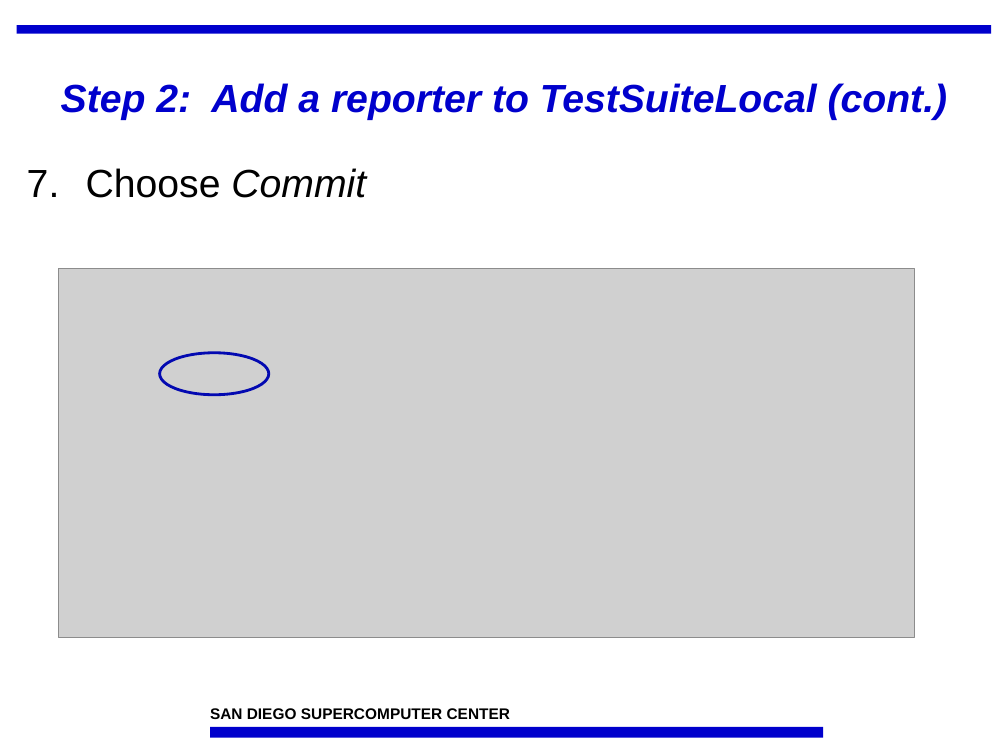
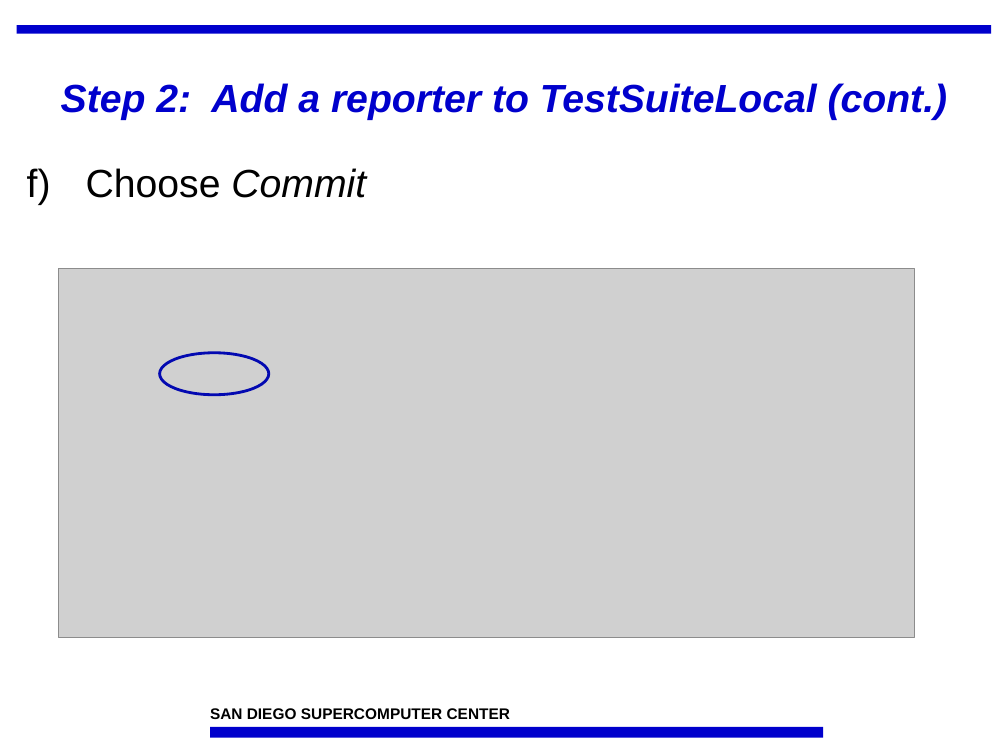
Before and after one commit to IncaProject/inca-xsede, a slide deck: slide 12 of talks/feb-06-workshop/deploy1.ppt (slide 11 before the commit). Drawn at 1008x756 pixels with LibreOffice and Linux fonts; fonts in the diff are those of the drawing; grey boxes stand for pictures; background and template pictures are left out. Boxes give left, top, right and bottom in pixels: in the first picture for what was removed or moved away, otherwise in the second. Text is boxed around its words. In the diff, an @@ line names an element or a change of style, - is before the commit and + after.

```diff
--- a/talks/feb-06-workshop/deploy1.ppt
+++ b/talks/feb-06-workshop/deploy1.ppt
@@ text "Choose Commit" at (86,168,366,198): bullet 1. to a) @@
```
Also in this commit, not shown: 19 other slides changed, 1 slide added.
